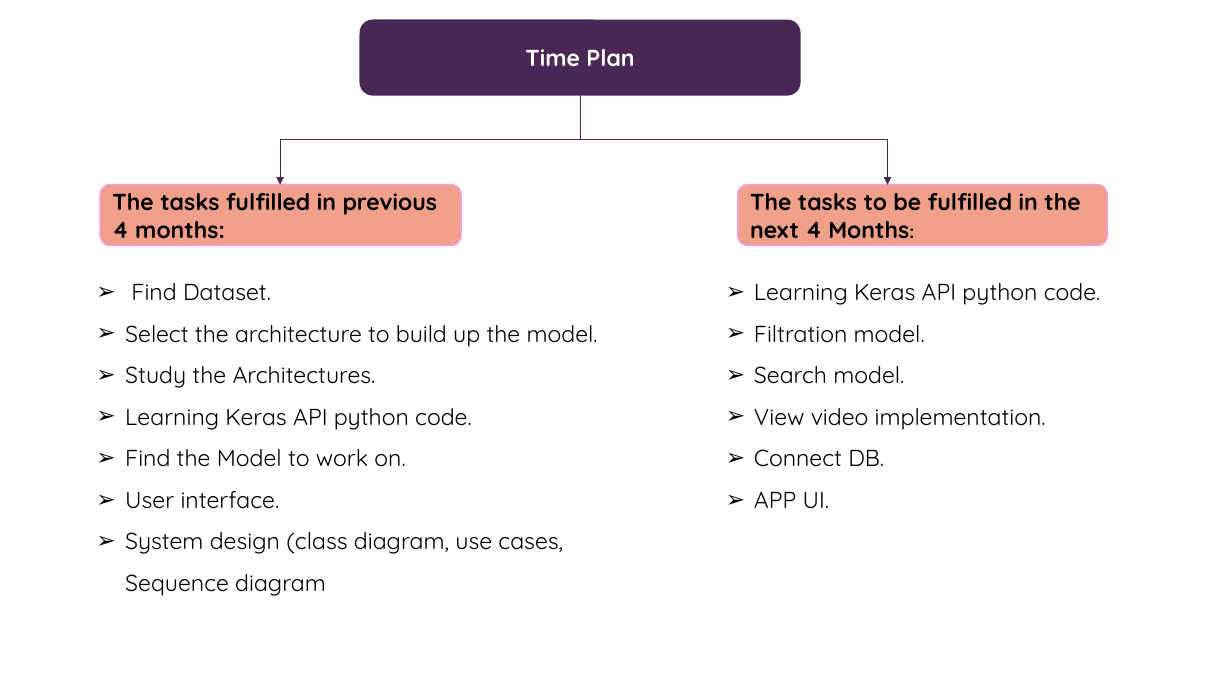
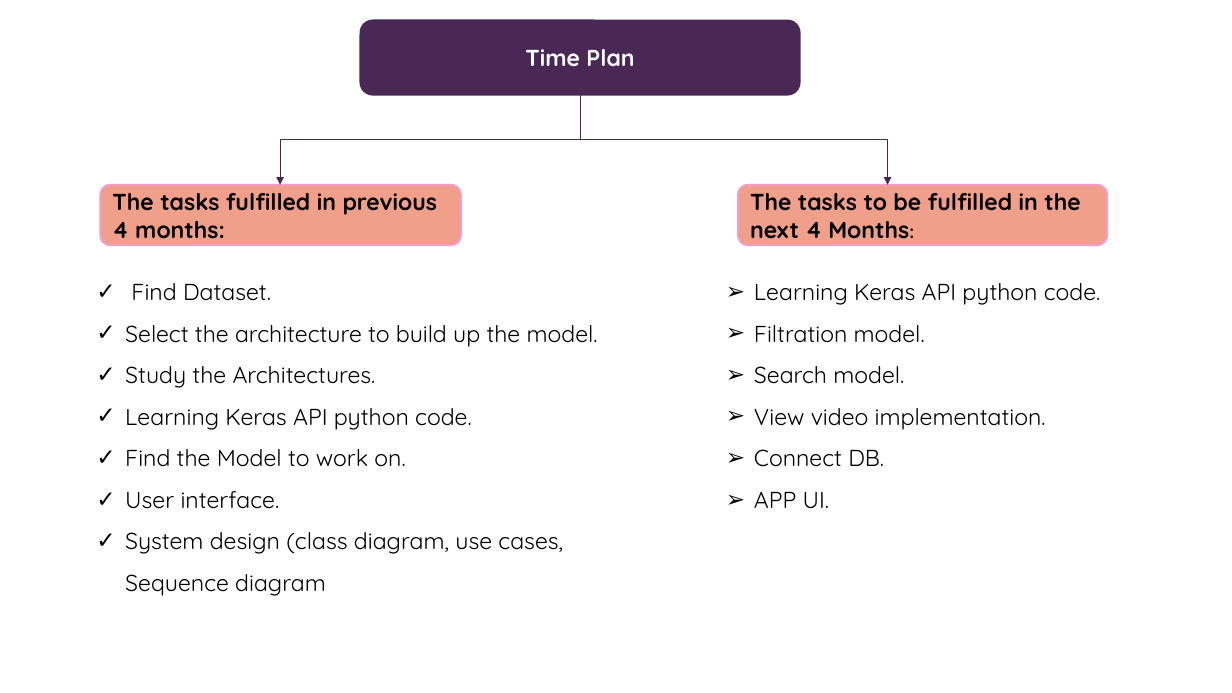
Before and after one commit to Noura-arafa/GP, a slide deck: slide 19 of Presentation1.pptx (slide 24 before the commit). Drawn at 1232x693 pixels with LibreOffice and Linux fonts; fonts in the diff are those of the drawing. Boxes give left, top, right and bottom in pixels: in the first picture for what was removed or moved away, otherwise in the second. Text is boxed around its words. In the diff, an @@ line names an element or a change of style, - is before the commit and + after.

```diff
--- a/Presentation1.pptx
+++ b/Presentation1.pptx
@@ text "Find Dataset." at box(125, 283, 598, 596): bullet ➢ to ✓ @@
```
Also in this commit, not shown: 2 other slides changed, 6 slides added, 11 slides removed.
